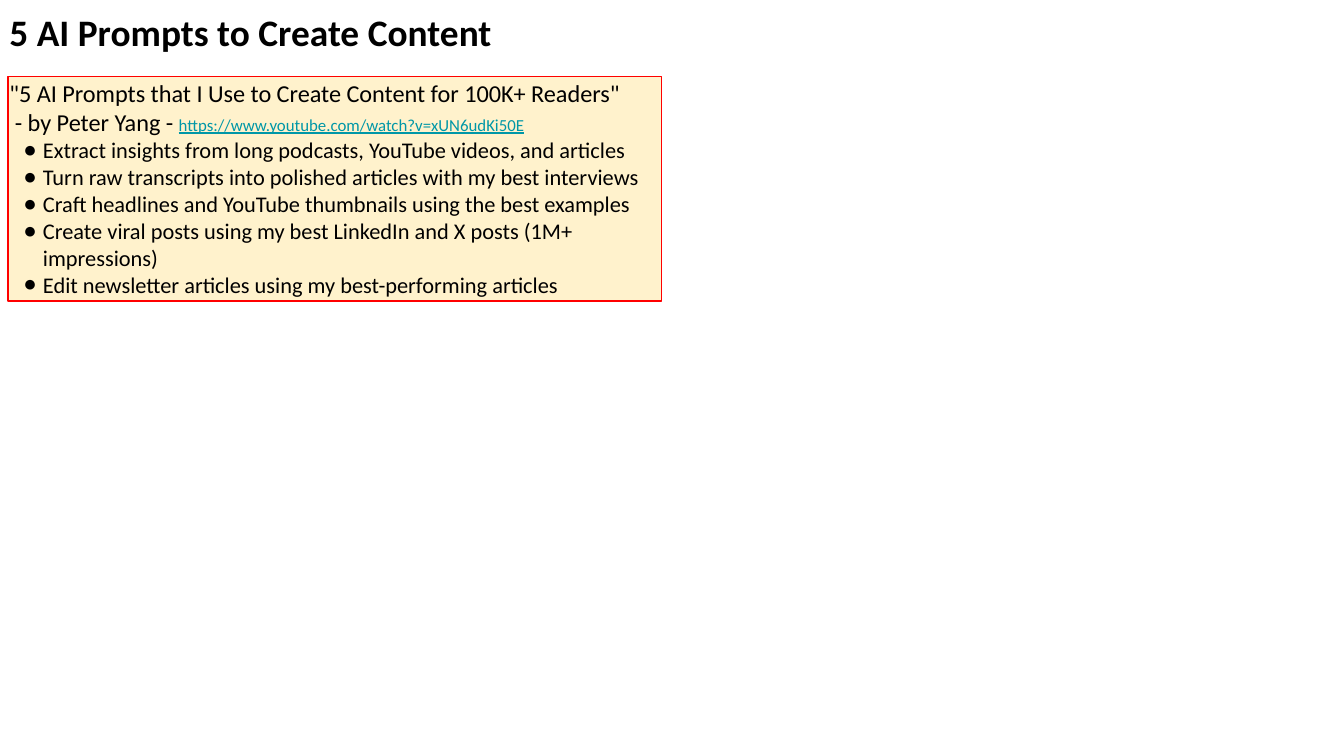
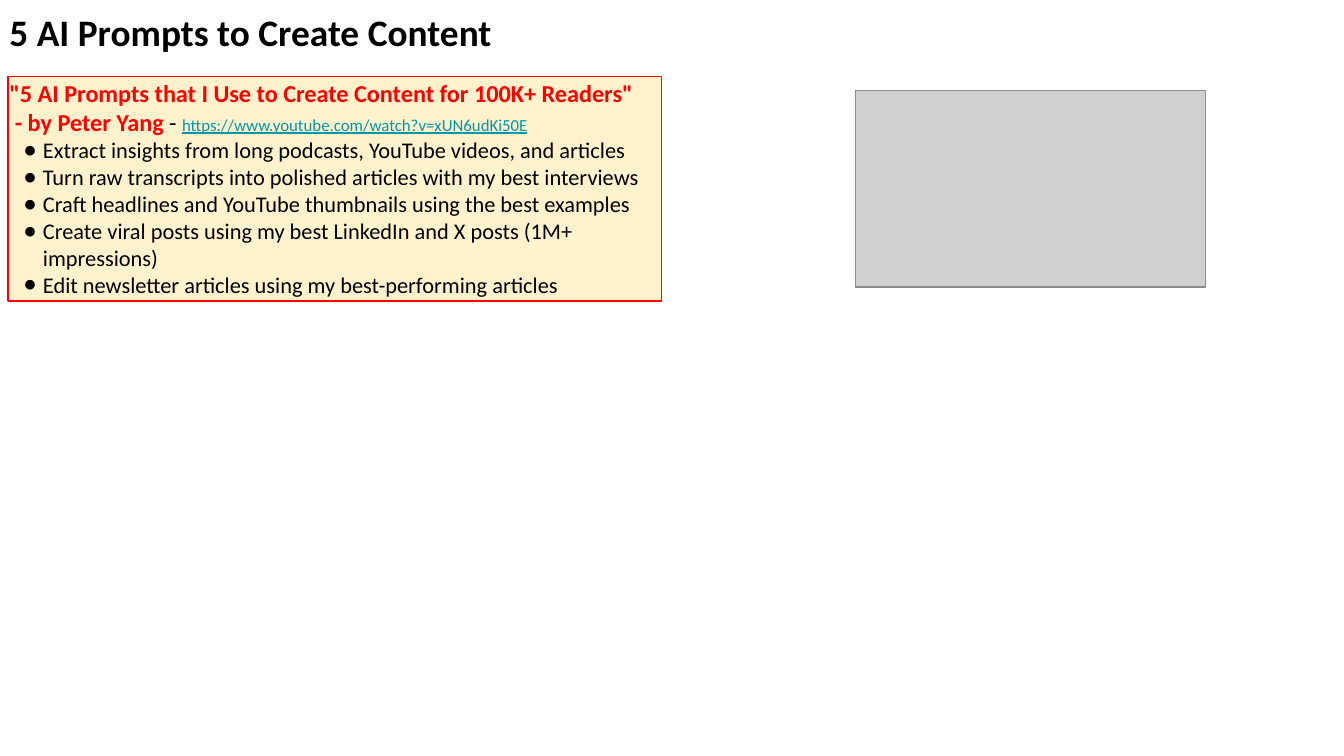
Before and after one commit to lselector/seminar, a slide deck: slide 18 of 2024/2024-12-13-AI-Updates.pptx (slide 17 before the commit). Drawn at 1344x756 pixels with LibreOffice and Linux fonts; fonts in the diff are those of the drawing; grey boxes stand for pictures. Boxes give left, top, right and bottom in pixels: in the first picture for what was removed or moved away, otherwise in the second. Text is boxed around its words. In the diff, an @@ line names an element or a change of style, - is before the commit and + after.

```diff
--- a/2024/2024-12-13-AI-Updates.pptx
+++ b/2024/2024-12-13-AI-Updates.pptx
@@ text in rectangle at [9,85,633,135]: text colour #000000 to #FF0000, bold on in ""5 AI Prompts that I Use to ...", "- by Peter Yang" @@
@@ picture added at [855,91,1206,288] @@
```
Also in this commit, not shown: 12 other slides changed, 4 slides added, 4 slides removed.
